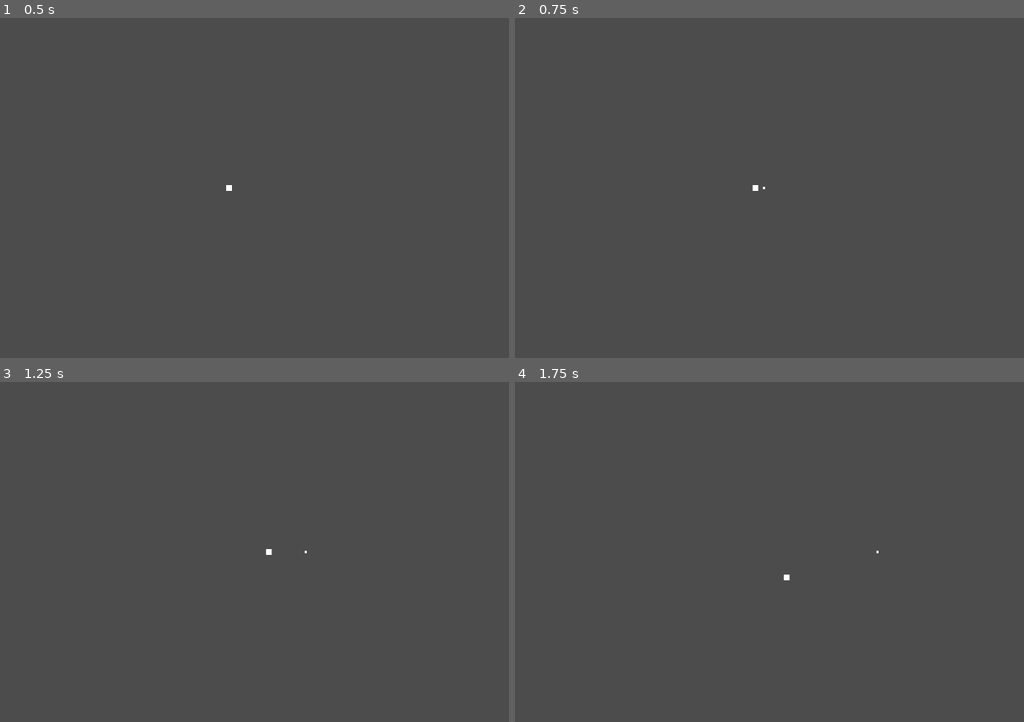
Above: before the commit, frames 1-4 (two rows, left to right).
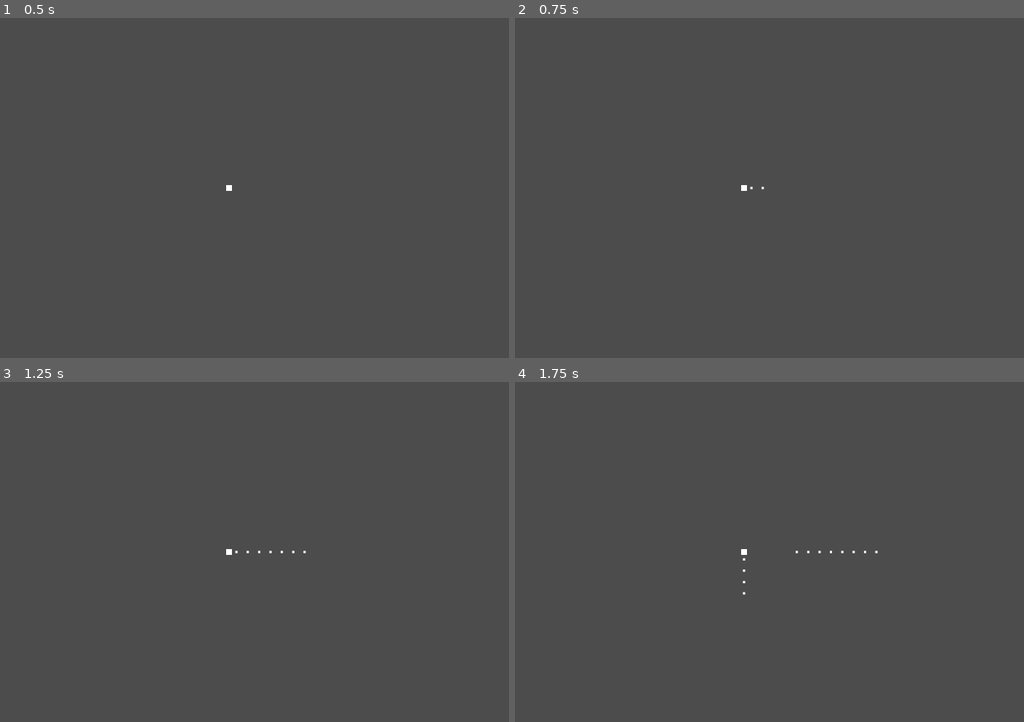
Above: after the commit, the same moments.

Repository: Blargansmarf/ClicheCowboy
Game: Godot game, scene res://scenes/level.tscn
Two runs of this game, one before a commit and one after it. Both use one fixed random seed, a clock stepped at 60 frames per second and the inputs below.
Inputs (mouse positions are in pixels of both pictures, inside the frame that each line leads up to):
- Up to frame 1 (0.5 s): no input
- Up to frame 2 (0.75 s): tap Enter at 0.5 s; move the mouse to (871, 171) at 0.52 s; press the mouse at (871, 171) at 0.53 s; hold Right (shoot_right, bound only after the commit) from 0.53 s (still down)
- Up to frame 3 (1.25 s): keep holding Right (shoot_right, bound only after the commit)
- Up to frame 4 (1.75 s): move the mouse to (626, 569) at 1.27 s; release Right (shoot_right, bound only after the commit) at 1.28 s; release the mouse at (626, 569) at 1.28 s; hold Down (shoot_down, bound only after the commit) from 1.28 s (still down); click (626, 569) at 1.35 s

Frame 1 is identical in both runs. In frame 2, less than 0.1% of the frame differs, in the area x 44-50%, y 49-51%; in frame 3, less than 0.1%; in frame 4, 0.1%, in the area x 44-72%, y 49-63%.

Commit message:
shooting super works now but with arrows

Diff:
--- a/clichecowboy/project.godot
+++ b/clichecowboy/project.godot
@@ -23,25 +23,21 @@
 left={
 "deadzone": 0.5,
 "events": [ Object(InputEventKey,"resource_local_to_scene":false,"resource_name":"","device":0,"alt":false,"shift":false,"control":false,"meta":false,"command":false,"pressed":false,"scancode":65,"physical_scancode":0,"unicode":0,"echo":false,"script":null)
-, Object(InputEventKey,"resource_local_to_scene":false,"resource_name":"","device":0,"alt":false,"shift":false,"control":false,"meta":false,"command":false,"pressed":false,"scancode":16777231,"physical_scancode":0,"unicode":0,"echo":false,"script":null)
  ]
 }
 right={
 "deadzone": 0.5,
 "events": [ Object(InputEventKey,"resource_local_to_scene":false,"resource_name":"","device":0,"alt":false,"shift":false,"control":false,"meta":false,"command":false,"pressed":false,"scancode":68,"physical_scancode":0,"unicode":0,"echo":false,"script":null)
-, Object(InputEventKey,"resource_local_to_scene":false,"resource_name":"","device":0,"alt":false,"shift":false,"control":false,"meta":false,"command":false,"pressed":false,"scancode":16777233,"physical_scancode":0,"unicode":0,"echo":false,"script":null)
  ]
 }
 up={
 "deadzone": 0.5,
 "events": [ Object(InputEventKey,"resource_local_to_scene":false,"resource_name":"","device":0,"alt":false,"shift":false,"control":false,"meta":false,"command":false,"pressed":false,"scancode":87,"physical_scancode":0,"unicode":0,"echo":false,"script":null)
-, Object(InputEventKey,"resource_local_to_scene":false,"resource_name":"","device":0,"alt":false,"shift":false,"control":false,"meta":false,"command":false,"pressed":false,"scancode":16777232,"physical_scancode":0,"unicode":0,"echo":false,"script":null)
  ]
 }
 down={
 "deadzone": 0.5,
 "events": [ Object(InputEventKey,"resource_local_to_scene":false,"resource_name":"","device":0,"alt":false,"shift":false,"control":false,"meta":false,"command":false,"pressed":false,"scancode":83,"physical_scancode":0,"unicode":0,"echo":false,"script":null)
-, Object(InputEventKey,"resource_local_to_scene":false,"resource_name":"","device":0,"alt":false,"shift":false,"control":false,"meta":false,"command":false,"pressed":false,"scancode":16777234,"physical_scancode":0,"unicode":0,"echo":false,"script":null)
  ]
 }
 leftclick={
@@ -54,6 +50,26 @@
 "events": [ Object(InputEventMouseButton,"resource_local_to_scene":false,"resource_name":"","device":0,"alt":false,"shi …(212 unchanged characters)…
  ]
 }
+shoot_left={
+"deadzone": 0.5,
+"events": [ Object(InputEventKey,"resource_local_to_scene":false,"resource_name":"","device":0,"alt":false,"shift":false,"control":false,"meta":false,"command":false,"pressed":false,"scancode":16777231,"physical_scancode":0,"unicode":0,"echo":false,"script":null)
+ ]
+}
+shoot_up={
+"deadzone": 0.5,
+"events": [ Object(InputEventKey,"resource_local_to_scene":false,"resource_name":"","device":0,"alt":false,"shift":false,"control":false,"meta":false,"command":false,"pressed":false,"scancode":16777232,"physical_scancode":0,"unicode":0,"echo":false,"script":null)
+ ]
+}
+shoot_right={
+"deadzone": 0.5,
+"events": [ Object(InputEventKey,"resource_local_to_scene":false,"resource_name":"","device":0,"alt":false,"shift":false,"control":false,"meta":false,"command":false,"pressed":false,"scancode":16777233,"physical_scancode":0,"unicode":0,"echo":false,"script":null)
+ ]
+}
+shoot_down={
+"deadzone": 0.5,
+"events": [ Object(InputEventKey,"resource_local_to_scene":false,"resource_name":"","device":0,"alt":false,"shift":false,"control":false,"meta":false,"command":false,"pressed":false,"scancode":16777234,"physical_scancode":0,"unicode":0,"echo":false,"script":null)
+ ]
+}
 
 [physics]
 
--- a/clichecowboy/scripts/game_controller.gd
+++ b/clichecowboy/scripts/game_controller.gd
@@ -21,7 +21,7 @@
 		player.shoot = false
 		bullets.append(bulletScn.instance())
 		bullets[-1].position = player.position
-		bullets[-1].init_stats(200, Vector2(1, 0), 1, 2)
+		bullets[-1].init_stats(200, player.shootDir, 1, 2)
 		add_child(bullets[-1])
 
 	if !bullets.empty():
--- a/clichecowboy/scripts/player.gd
+++ b/clichecowboy/scripts/player.gd
@@ -1,11 +1,12 @@
 extends KinematicBody2D
 
 export (int) var speed = 100
-export (float) var shootCooldown = 1.0
+export (float) var shootCooldown = .1
 
 var velocity = Vector2()
 var canShoot = true
 var shoot = false
+var shootDir = Vector2()
 var shootDelta = 0.0
 
 onready var collider = $CollisionShape2D
@@ -44,6 +45,30 @@
 	velocity = velocity.normalized() * speed
 
 	#bullet logic
-	if Input.is_action_pressed("leftclick") and canShoot:
-		shoot = true
-		canShoot = false
+	if canShoot:
+		if Input.is_action_pressed("shoot_up"):
+			canShoot = false
+			shoot = true
+			if Input.is_action_pressed("shoot_left") and !Input.is_action_pressed("shoot_right") and !Input.is_action_pressed("shoot_down"):
+				shootDir = Vector2(-1, -1)
+			elif Input.is_action_pressed("shoot_right") and !Input.is_action_pressed("shoot_left") and !Input.is_action_pressed("shoot_down"):
+				shootDir = Vector2(1, -1)
+			else:
+				shootDir = Vector2(0, -1)
+		elif Input.is_action_pressed("shoot_down"):
+			canShoot = false
+			shoot = true
+			if Input.is_action_pressed("shoot_left") and !Input.is_action_pressed("shoot_right") and !Input.is_action_pressed("shoot_up"):
+				shootDir = Vector2(-1, 1)
+			elif Input.is_action_pressed("shoot_right") and !Input.is_action_pressed("shoot_left") and !Input.is_action_pressed("shoot_up"):
+				shootDir = Vector2(1, 1)
+			else:
+				shootDir = Vector2(0, 1)
+		elif Input.is_action_pressed("shoot_right"):
+			canShoot = false
+			shoot = true
+			shootDir = Vector2(1, 0)
+		elif Input.is_action_pressed("shoot_left"):
+			canShoot = false
+			shoot = true
+			shootDir = Vector2(-1, 0)
